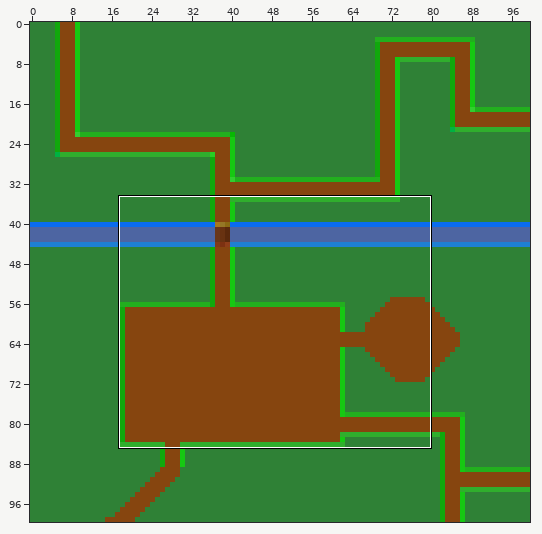
Sprite sheet, stored at src/assets/images/villages/map.png. The first picture is a wide view before the edit; the outline marks the close-up.
Close-up. Before the edit:
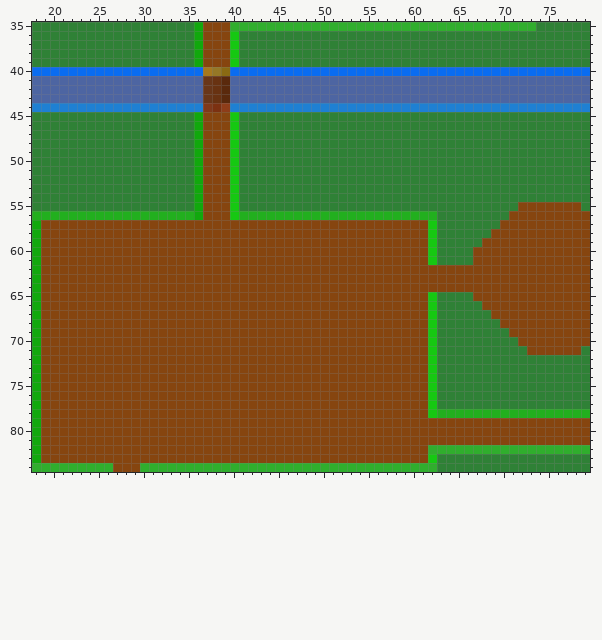
The file is 100x100 pixels. Colours within 5 levels of each other are drawn and written as one. Shown: x 18..79, y 35..84.
After:
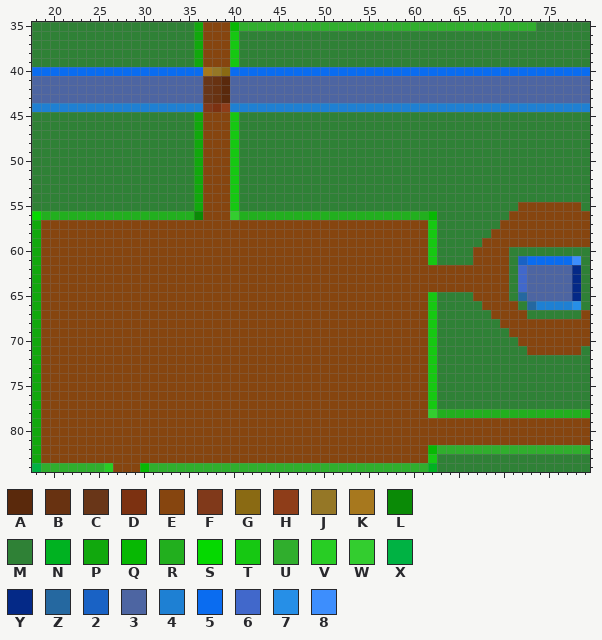
Palette (. is transparent): A #5a290c  B #683211  C #693618  D #7c3111  E #86450f  F #80391a  G #8a6a13  H #8e3d19  J #957726  K #a7781e  L #0a8a06  M #2f8136  N #00b221  P #11a80d  Q #07b803  R #22af1e  S #05d900  T #16c812  U #30ae2d  V #28cd24  W #33cd2f  X #00b243  Y #042987  Z #2568a0  2 #1962c5  3 #4d65a2  4 #1e80d3  5 #0a6cf0  6 #4168cb  7 #268fe7  8 #3d8efd
The author wrote: fix map bolong2 sebagian
The exact change:
@@ x 38..42 @@
-35 EEUUU
+35 EEQUU
 36 EETMM
@@ x 18..79 @@
 55 MMMMMMMMMMMMMMMMMMPEEETMMMMMMMMMMMMMMMMMMMMMMMMMMMMMMMEEEEEEEM
-56 RRRRRRRRRRRRRRRRRRPEEETRRRRRRRRRRRRRRRRRRRRRRMMMMMMMMEEEEEEEEE
+56 SRRRRRRRRRRRRRRRRRLEEEWRRRRRRRRRRRRRRRRRRRRRQMMMMMMMMEEEEEEEEE
 57 PEEEEEEEEEEEEEEEEEEEEEEEEEEEEEEEEEEEEEEEEEEETMMMMMMMEEEEEEEEEE
@@ x 69..79 @@
 59 EEEEEEEEEEE
-60 EEEEEEEEEEE
-61 EEEEEEEEEEE
-62 EEEEEEEEEEE
-63 EEEEEEEEEEE
-64 EEEEEEEEEEE
-65 EEEEEEEEEEE
-66 EEEEEEEEEEE
-67 EEEEEEEEEEE
+60 EEMMMMMMMMM
+61 EEM2555558M
+62 EEM633333YM
+63 EEM633333YM
+64 EEM633333YM
+65 EEMZ33333YM
+66 EEEMZ44447M
+67 EEEEMMMMMME
 68 MEEEEEEEEEE
@@ x 60..64 @@
 77 EETMM
-78 EETRR
+78 EEWRR
 79 EEEEE
@@ x 18..79 @@
 81 PEEEEEEEEEEEEEEEEEEEEEEEEEEEEEEEEEEEEEEEEEEEEEEEEEEEEEEEEEEEEE
-82 PEEEEEEEEEEEEEEEEEEEEEEEEEEEEEEEEEEEEEEEEEEEUUUUUUUUUUUUUUUUUU
+82 PEEEEEEEEEEEEEEEEEEEEEEEEEEEEEEEEEEEEEEEEEEEQUUUUUUUUUUUUUUUUU
 83 PEEEEEEEEEEEEEEEEEEEEEEEEEEEEEEEEEEEEEEEEEEETMMMMMMMMMMMMMMMMM
-84 UUUUUUUUUEEEUUUUUUUUUUUUUUUUUUUUUUUUUUUUUUUUUMMMMMMMMMMMMMMMMM
+84 XUUUUUUUVEEEQUUUUUUUUUUUUUUUUUUUUUUUUUUUUUUUNMMMMMMMMMMMMMMMMM
